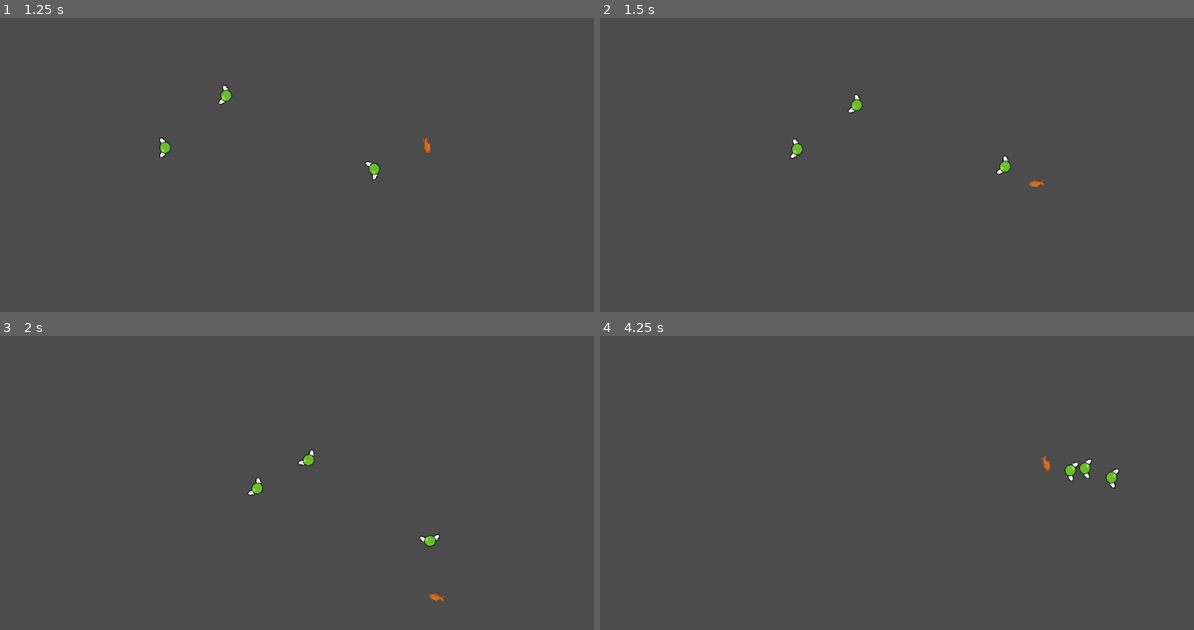
Above: before the commit, frames 1-4 (two rows, left to right).
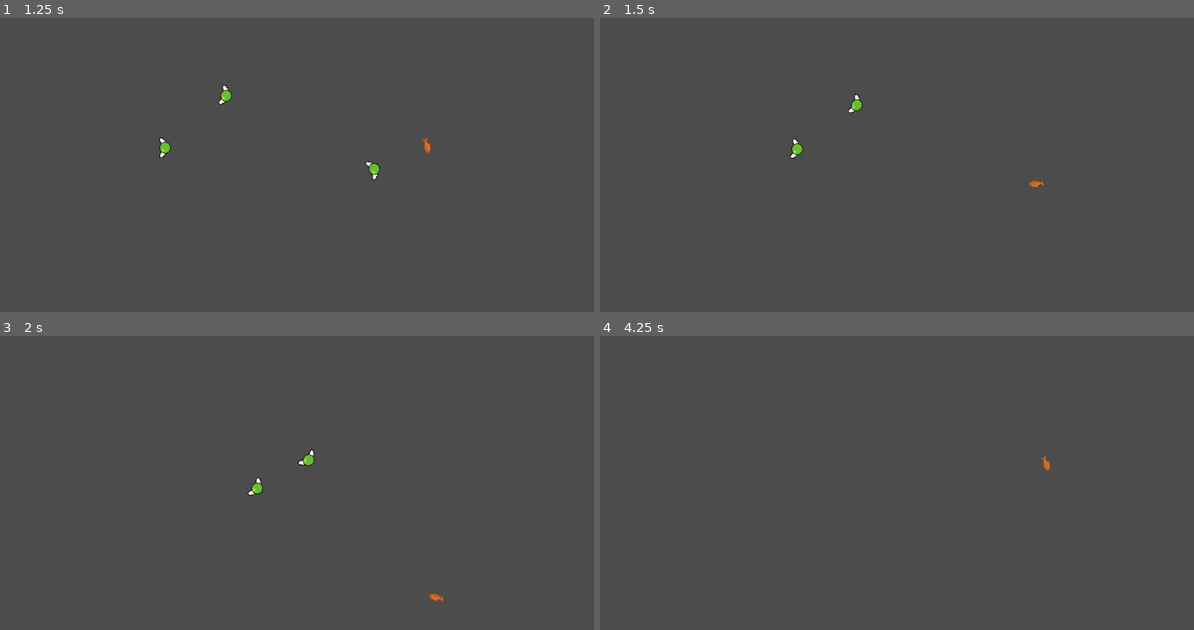
Above: after the commit, the same moments.

Repository: Geminimax/BugJam
Game: Godot game, scene res://Scenes/World.tscn
Same seed, same stepped clock (60 frames per second), same inputs: the game is played once before the commit and once after it. Before the commit the project starts from res://Cenas/World.tscn.
Inputs (mouse positions are in pixels of both pictures, inside the frame that each line leads up to):
- Up to frame 1 (1.25 s): move the mouse to (433, 179) at 0.52 s; press the mouse at (433, 179) at 0.53 s; hold D (move_right) from 0.53 s (still down)
- Up to frame 2 (1.5 s): move the mouse to (760, 217) at 1.27 s; release D (move_right) at 1.28 s; release the mouse at (760, 217) at 1.28 s; hold S (move_down) from 1.28 s (still down); click (760, 217) at 1.35 s
- Up to frame 3 (2 s): keep holding S (move_down)
- Up to frame 4 (4.25 s): move the mouse to (956, 433) at 2.02 s; release S (move_down) at 2.03 s; press the mouse at (956, 433) at 2.03 s; hold D (move_right) 2.03-2.78 s; move the mouse to (861, 594) at 2.77 s; release the mouse at (861, 594) at 2.78 s; hold W (move_up) 2.78-3.53 s; click (861, 594) at 2.85 s; move the mouse to (1087, 574) at 3.52 s; press the mouse at (1087, 574) at 3.53 s; hold A (move_left) from 3.53 s (still down)

Frame 1 is identical in both runs. In frame 2, less than 0.1% of the frame differs, in the area x 66-70%, y 46-54%; in frame 3, less than 0.1%; in frame 4, 0.3%, in the area x 78-88%, y 41-52%.

Commit message:
Reorganização

Diff:
--- a/Enemies/Fly.tscn
+++ /dev/null
@@ -1,22 +0,0 @@
-[gd_scene load_steps=4 format=2]
-
-[ext_resource path="res://fly.png" type="Texture" id=1]
-[ext_resource path="res://Fly.gd" type="Script" id=2]
-
-[sub_resource type="CircleShape2D" id=1]
-
-[node name="Fly" type="KinematicBody2D"]
-script = ExtResource( 2 )
-__meta__ = {
-"_edit_group_": true
-}
-
-[node name="CollisionShape2D" type="CollisionShape2D" parent="."]
-shape = SubResource( 1 )
-
-[node name="Sprite" type="Sprite" parent="."]
-position = Vector2( 0.594604, 1.18921 )
-texture = ExtResource( 1 )
-
-[node name="RayCast2D" type="RayCast2D" parent="."]
-cast_to = Vector2( 50, 0 )
--- /dev/null
+++ b/KinematicBody2D.gd
@@ -0,0 +1,17 @@
+extends KinematicBody2D
+
+
+# Declare member variables here. Examples:
+# var a = 2
+# var b = "text"
+var velocity = Vector2()
+
+# Called when the node enters the scene tree for the first time.
+func _ready():
+	pass # Replace with function body.
+
+
+# Called every frame. 'delta' is the elapsed time since the previous frame.
+func _process(delta):
+	move_and_slide(velocity)
+	pass
--- a/Fly.tscn
+++ b/Scenes/Enemies/Fly.tscn
@@ -1,7 +1,7 @@
 [gd_scene load_steps=4 format=2]
 
 [ext_resource path="res://Sprites/fly.png" type="Texture" id=1]
-[ext_resource path="res://Enemies/Fly.gd" type="Script" id=2]
+[ext_resource path="res://Scenes/Enemies/Fly.gd" type="Script" id=2]
 
 [sub_resource type="CircleShape2D" id=1]
 
--- a/Player.tscn
+++ b/Scenes/Player.tscn
@@ -1,16 +1,13 @@
 [gd_scene load_steps=4 format=2]
 
 [ext_resource path="res://Sprites/pexe.png" type="Texture" id=1]
-[ext_resource path="res://Player.gd" type="Script" id=2]
+[ext_resource path="res://Scenes/Player.gd" type="Script" id=2]
 
 [sub_resource type="CircleShape2D" id=1]
 
 [node name="Player" type="KinematicBody2D"]
 position = Vector2( 127.567, 57.9564 )
 script = ExtResource( 2 )
-__meta__ = {
-"_edit_group_": true
-}
 
 [node name="CollisionShape2D" type="CollisionShape2D" parent="."]
 shape = SubResource( 1 )
@@ -19,4 +16,5 @@
 texture = ExtResource( 1 )
 
 [node name="RayCast2D" type="RayCast2D" parent="."]
+enabled = true
 cast_to = Vector2( 2000, 0 )
--- a/Cenas/World.tscn
+++ b/Scenes/World.tscn
@@ -1,7 +1,7 @@
 [gd_scene load_steps=3 format=2]
 
-[ext_resource path="res://Fly.tscn" type="PackedScene" id=1]
-[ext_resource path="res://Player.tscn" type="PackedScene" id=2]
+[ext_resource path="res://Scenes/Enemies/Fly.tscn" type="PackedScene" id=1]
+[ext_resource path="res://Scenes/Player.tscn" type="PackedScene" id=2]
 
 [node name="World" type="Node2D"]
 
--- a/World.tscn
+++ /dev/null
@@ -1,19 +0,0 @@
-[gd_scene load_steps=3 format=2]
-
-[ext_resource path="res://Fly.tscn" type="PackedScene" id=1]
-[ext_resource path="res://Player.tscn" type="PackedScene" id=2]
-
-[node name="World" type="Node2D"]
-scale = Vector2( 1.01042, 1.25513 )
-
-[node name="Fly" parent="." instance=ExtResource( 1 )]
-position = Vector2( 115.031, 88.9851 )
-
-[node name="Fly2" parent="." instance=ExtResource( 1 )]
-position = Vector2( 184.957, 39.2182 )
-
-[node name="Fly3" parent="." instance=ExtResource( 1 )]
-position = Vector2( 210.155, 109.459 )
-
-[node name="Player" parent="." instance=ExtResource( 2 )]
-position = Vector2( 31.813, 55.1216 )
--- a/project.godot
+++ b/project.godot
@@ -8,10 +8,15 @@
 
 config_version=4
 
+_global_script_classes=[  ]
+_global_script_class_icons={
+
+}
+
 [application]
 
 config/name="Russian Spy Simulator"
-run/main_scene="res://Cenas/World.tscn"
+run/main_scene="res://Scenes/World.tscn"
 config/icon="res://icon.png"
 
 [input]
Renamed: Enemies/Fly.gd -> Scenes/Enemies/Fly.gd
Renamed: Player.gd -> Scenes/Player.gd
